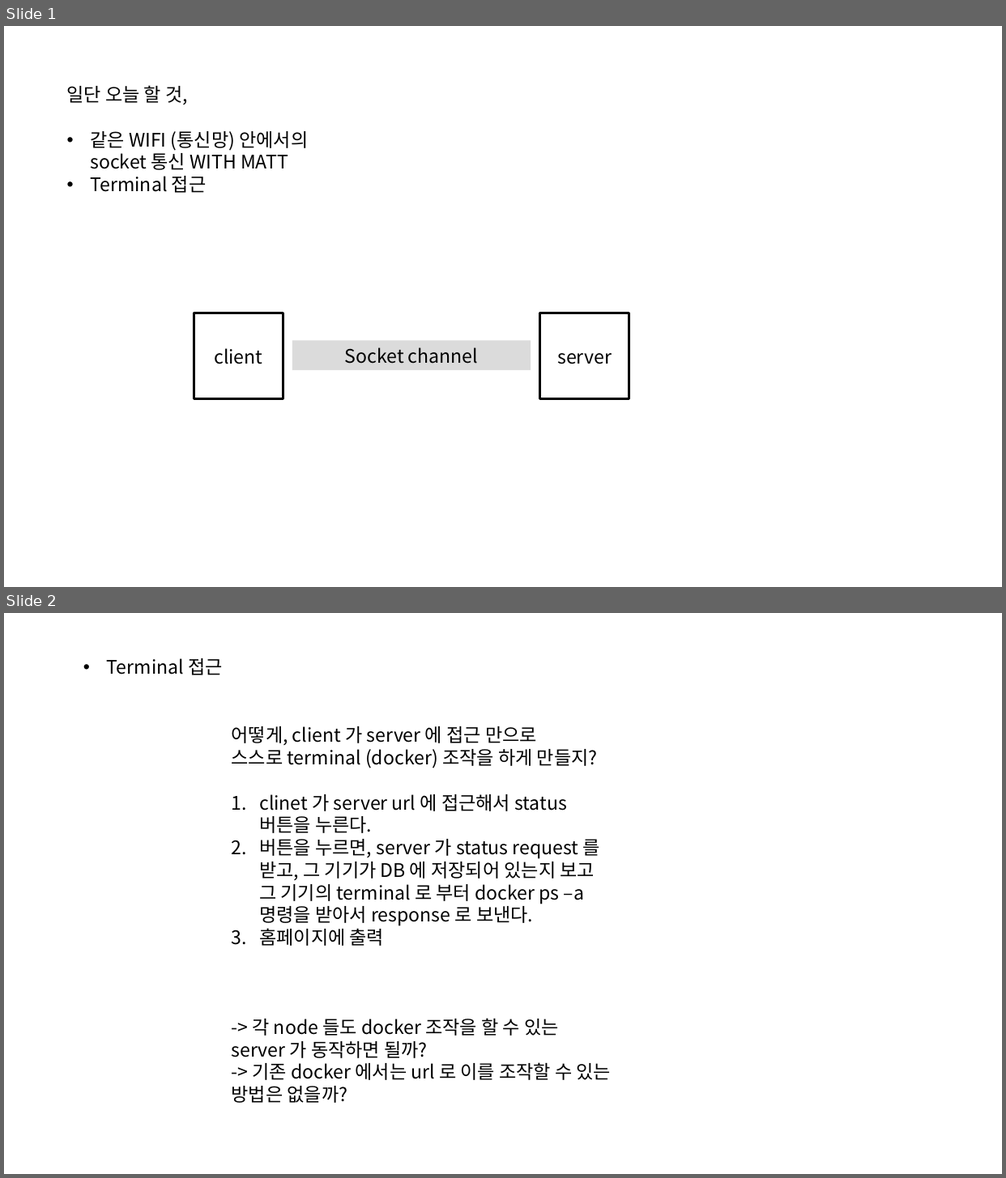
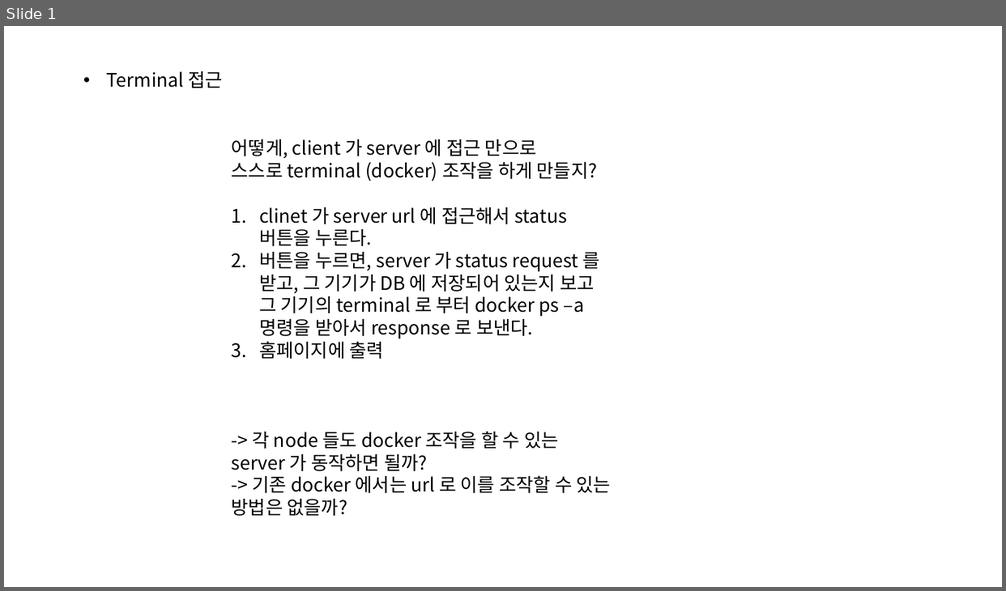
Before and after one commit to Mishuni/ochestration_for_docker, a slide deck: FiveStarts_app.pptx. Shown one above the other, each under a label of ours: slides 1 and 2 before the commit, slide 1 after it. The pictures are 1006x1178 and 1006x591 pixels, drawn with LibreOffice and Linux fonts; fonts in the diff are those of the drawing. Boxes give left, top, right and bottom in pixels: in the first picture for what was removed or moved away, otherwise in the second. Text is boxed around its words. In the diff, an @@ line names an element or a change of style, - is before the commit and + after.

```diff
--- a/FiveStarts_app.pptx
+++ b/FiveStarts_app.pptx
@@ slide 1 removed at [4,26,1002,587], background #FFFFFF @@
@@ text removed at [66,85,308,193] @@
-일단 오늘 할 것,
-• 같은 WIFI (통신망) 안에서의 socket 통신 WITH MATT
-• Terminal 접근
@@ rectangle removed at [194,314,283,399] @@
-client
@@ rectangle removed at [540,314,629,399] @@
-server
@@ rectangle removed at [292,340,530,370] @@
-Socket channel
@@ what was slide 2 is now slide 1 @@
```
Also in this commit, not shown: 1 slide added, 1 other file.
